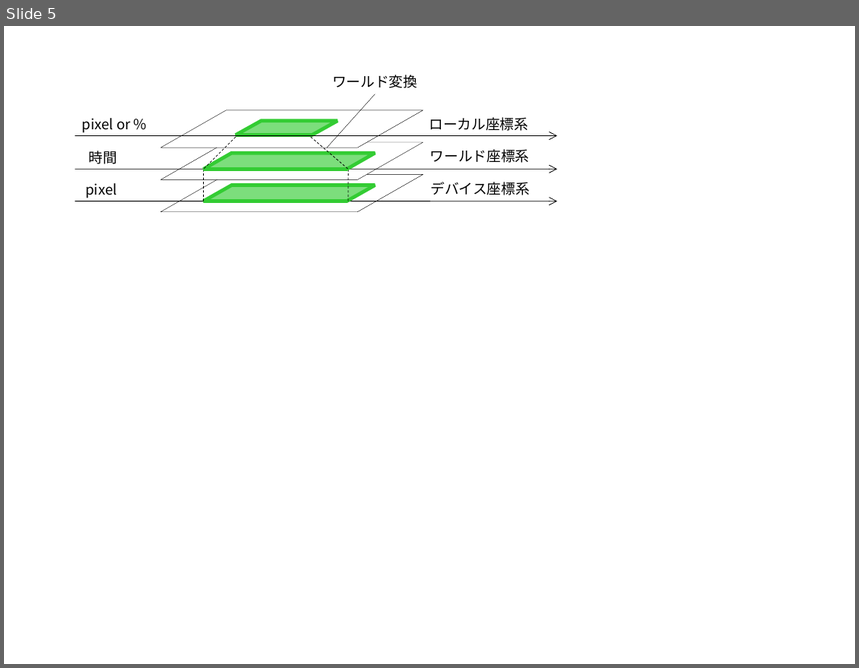
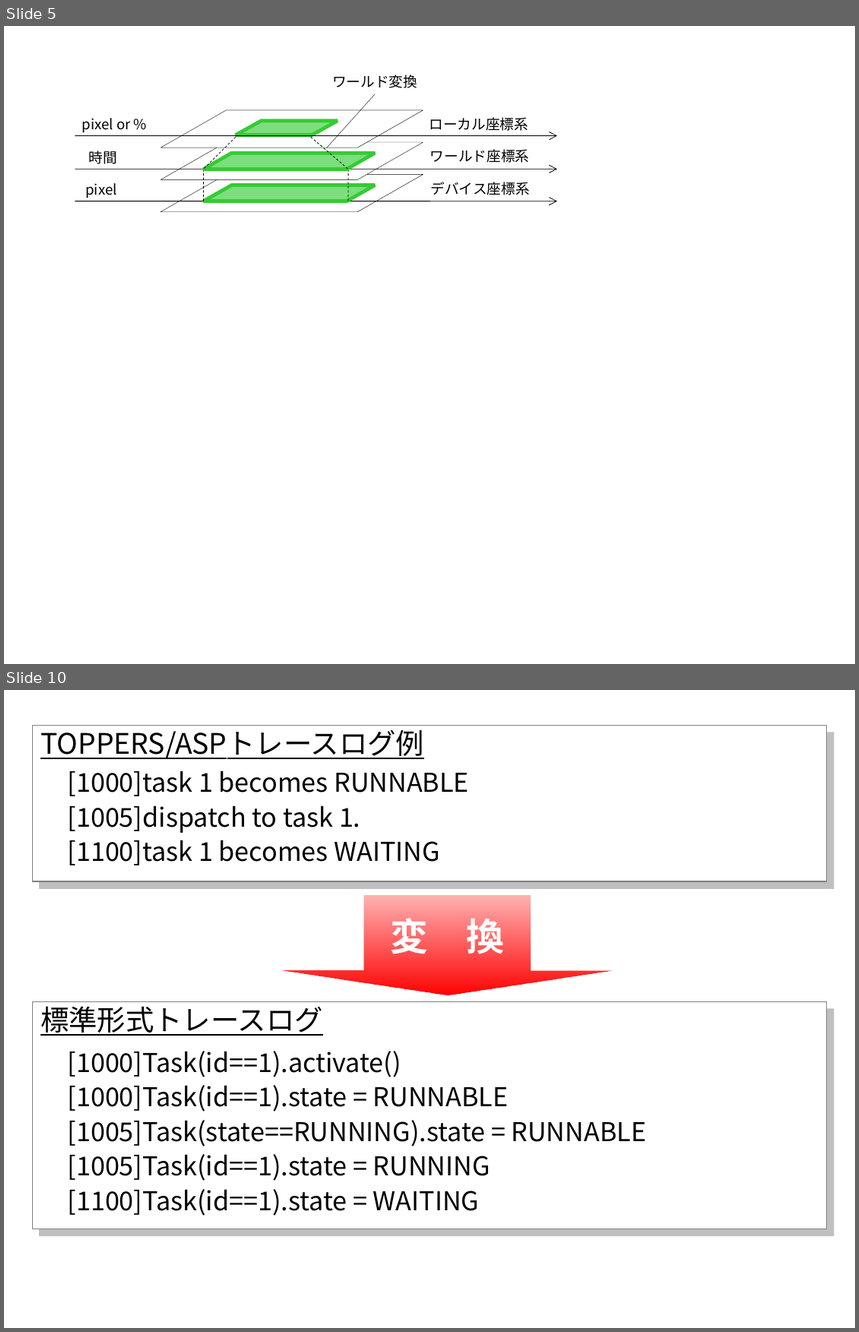
Before and after one commit to YixiaoLi/tlv4mc, a slide deck: doc/masterThesis/2008/goto/img/figures.ppt. Shown one above the other, each under a label of ours: slide 5 before the commit, slides 5 and 10 after it; the slides between them are not shown. The pictures are 859x668 and 859x1332 pixels, drawn with LibreOffice and Linux fonts; fonts in the diff are those of the drawing. Boxes give left, top, right and bottom in pixels: in the first picture for what was removed or moved away, otherwise in the second. Text is boxed around its words. In the diff, an @@ line names an element or a change of style, - is before the commit and + after.

```diff
--- a/doc/masterThesis/2008/goto/img/figures.ppt
+++ b/doc/masterThesis/2008/goto/img/figures.ppt
@@ slide 10 added at [4,690,855,1328], background #FFFFFF @@
@@ rectangle added at [32,726,826,882], fill #FFFFFF, outline #808080 0.74 pt, 24 pt, text #000000, underline @@
+TOPPERS/ASPトレースログ例
@@ text added at [68,771,469,866], 22 pt, text #000000 @@
+[1000]task 1 becomes RUNNABLE
+[1005]dispatch to task 1.
+[1100]task 1 becomes WAITING
@@ down arrow added at [281,896,614,996], fill gradient #FF0000, 32 pt, text #FFFFFF, bold @@
+変 換
@@ rectangle added at [32,1002,826,1230], fill #FFFFFF, outline #808080 0.74 pt, 24 pt, text #000000, underline @@
+標準形式トレースログ
@@ text added at [68,1051,647,1216], 22 pt, text #000000 @@
+[1000]Task(id==1).activate()
+[1000]Task(id==1).state = RUNNABLE
+[1005]Task(state==RUNNING).state = RUNNABLE
+[1005]Task(id==1).state = RUNNING
+[1100]Task(id==1).state = WAITING
```
Also in this commit, not shown: 1 slide changed, 3 other slides added, 12 other files.
